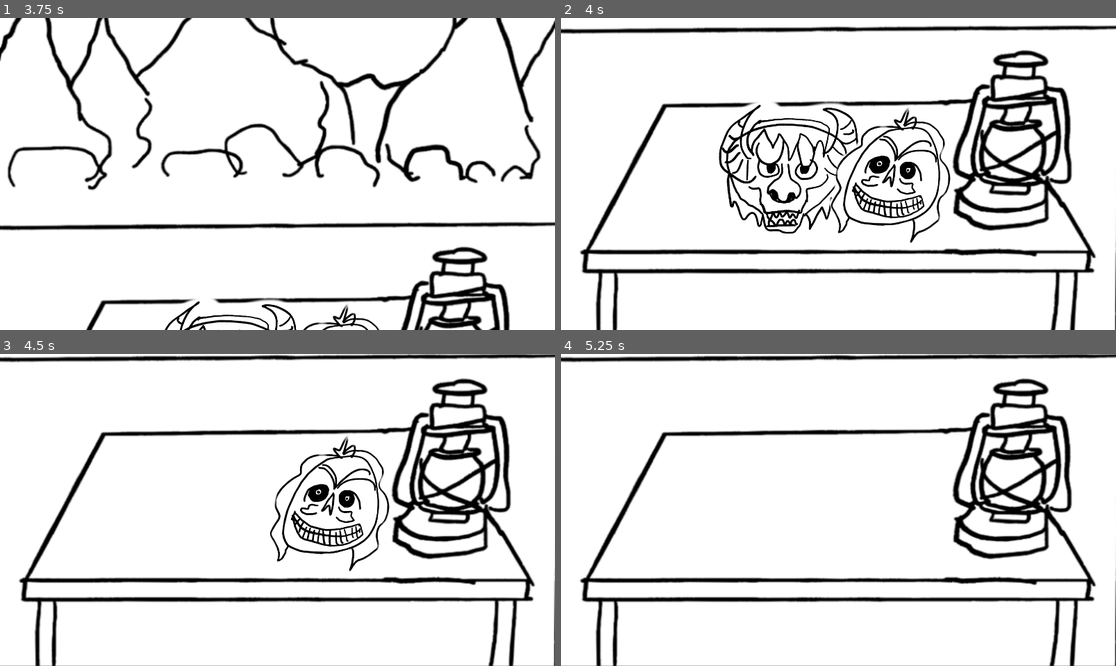
Above: before the commit, frames 1-4 (two rows, left to right).
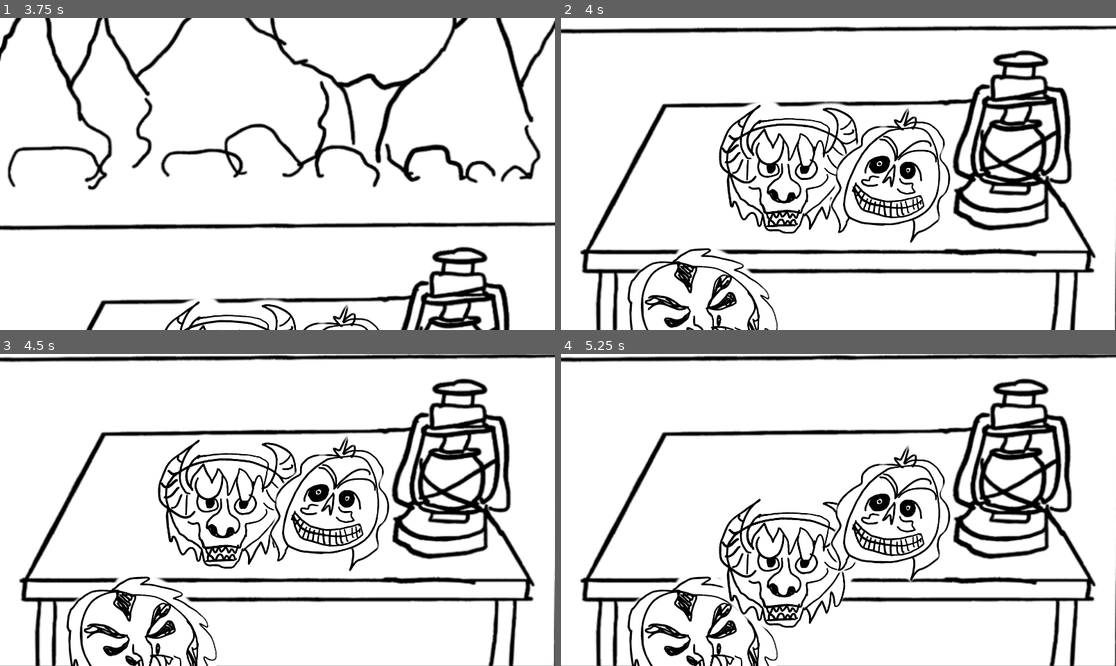
Above: after the commit, the same moments.

Repository: serrureriehurluberlesque/GGJ2026
Game: Godot game, scene res://scenes/main/main.tscn
The game is run twice, just before and just after one commit, with the same random seed, the same clock (stepped at 60 frames per second) and the same inputs.
Inputs (mouse positions are in pixels of both pictures, inside the frame that each line leads up to):
- Up to frame 1 (3.75 s): tap Enter at 0.5, 3.5 s; move the mouse to (399, 158) at 0.52 s; press the mouse at (399, 158) at 0.53 s; hold Up (ui_up) 0.53-1.28 s; tap Space at 1.25 s; move the mouse to (166, 189) at 1.27 s; release the mouse at (166, 189) at 1.28 s; hold Down (ui_down) 1.28-2.03 s; tap E (activate) at 1.35 s; click (166, 189) at 1.55 s; move the mouse to (138, 164) at 2.02 s; press the mouse at (138, 164) at 2.03 s; hold Up (ui_up) 2.03-3.53 s; move the mouse to (249, 236) at 2.77 s; release the mouse at (249, 236) at 2.78 s; click (249, 236) at 2.85 s; move the mouse to (444, 220) at 3.52 s; hold Down (ui_down) from 3.53 s (still down); hold E (activate) from 3.53 s (still down)
- Up to frame 2 (4 s): keep holding Down (ui_down); keep holding E (activate); click (1005, 220) at 3.8 s
- Up to frame 3 (4.5 s): keep holding Down (ui_down); move the mouse to (233, 497) at 4.27 s; release E (activate) at 4.28 s; click (233, 497) at 4.35 s
- Up to frame 4 (5.25 s): keep holding Down (ui_down); move the mouse to (888, 503) at 5.02 s; press the mouse at (888, 503) at 5.03 s

Frame 1 is identical in both runs. In frame 2, 2.0% of the frame differs, in the area x 11-40%, y 73-100%; in frame 3, 4.9%; in frame 4, 7.3%, in the area x 11-71%, y 29-100%.

Commit message:
mask slide

Diff:
--- a/ggj2026/mask.gd
+++ b/ggj2026/mask.gd
@@ -1,6 +1,11 @@
-extends Sprite2D
+extends Node2D
 
+@export var type: String
+
+func _ready():
+	$Sprite2D.texture = load("res://scenes/main/assets/mask_%s_wood.png" % type)
 
 func _on_area_2d_input_event(viewport: Node, event: InputEvent, shape_idx: int) -> void:
 	if event.is_action_pressed("click"):
-		self.visible = false
+		print("click")
+		%anim.play("slide_off_table")
--- a/ggj2026/scenes/main/main.tscn
+++ b/ggj2026/scenes/main/main.tscn
@@ -3,8 +3,6 @@
 [ext_resource type="Script" uid="uid://v3kuevo6qtdo" path="res://scenes/main/main.gd" id="1_hyk8p"]
 [ext_resource type="Texture2D" uid="uid://c34ak4poc75x3" path="res://scenes/main/assets/background.png" id="2_iuonh"]
 [ext_resource type="Texture2D" uid="uid://dn8e5jau1getn" path="res://scenes/main/assets/background_nolight.png" id="2_k2fmo"]
-[ext_resource type="Texture2D" uid="uid://csxwki5v0qqb8" path="res://scenes/main/assets/mask_3_wood.png" id="4_ow5a4"]
-[ext_resource type="Texture2D" uid="uid://btrjjf2xy28vq" path="res://scenes/main/assets/mask_2_wood.png" id="5_hujxm"]
 [ext_resource type="PackedScene" uid="uid://cbqanbli3on4a" path="res://scenes/main/mask.tscn" id="5_yyfjg"]
 
 [node name="Root" type="Node" unique_id=1990394275]
@@ -21,16 +19,17 @@
 [node name="mask_3" parent="." unique_id=1181649016 instance=ExtResource("5_yyfjg")]
 position = Vector2(483, 1586)
 scale = Vector2(0.5, 0.5)
-texture = ExtResource("4_ow5a4")
+type = "3"
 
 [node name="mask_2" parent="." unique_id=1924044574 instance=ExtResource("5_yyfjg")]
 position = Vector2(799, 1575)
 scale = Vector2(0.5, 0.5)
-texture = ExtResource("5_hujxm")
+type = "2"
 
 [node name="mask_1" parent="." unique_id=1302221822 instance=ExtResource("5_yyfjg")]
 position = Vector2(1138, 1600)
 scale = Vector2(0.4, 0.4)
+type = "1"
 
 [node name="bg_off" type="TextureRect" parent="." unique_id=1154403445]
 unique_name_in_owner = true
--- a/ggj2026/scenes/main/mask.tscn
+++ b/ggj2026/scenes/main/mask.tscn
@@ -3,13 +3,56 @@
 [ext_resource type="Texture2D" uid="uid://cyyf8jd0brp24" path="res://scenes/main/assets/mask_1_wood.png" id="1_1nqh6"]
 [ext_resource type="Script" uid="uid://bfqa8e3bd6jgs" path="res://mask.gd" id="1_sq1ky"]
 
-[node name="mask" type="Sprite2D" unique_id=1181649016]
-texture = ExtResource("1_1nqh6")
+[sub_resource type="Animation" id="Animation_1nqh6"]
+length = 0.001
+tracks/0/type = "value"
+tracks/0/imported = false
+tracks/0/enabled = true
+tracks/0/path = NodePath("Sprite2D:position")
+tracks/0/interp = 1
+tracks/0/loop_wrap = true
+tracks/0/keys = {
+"times": PackedFloat32Array(0),
+"transitions": PackedFloat32Array(1),
+"update": 0,
+"values": [Vector2(0, 0)]
+}
+
+[sub_resource type="Animation" id="Animation_54no3"]
+resource_name = "slide_off_table"
+length = 2.0
+tracks/0/type = "value"
+tracks/0/imported = false
+tracks/0/enabled = true
+tracks/0/path = NodePath("Sprite2D:position")
+tracks/0/interp = 1
+tracks/0/loop_wrap = true
+tracks/0/keys = {
+"times": PackedFloat32Array(0.033333335, 1.8666667),
+"transitions": PackedFloat32Array(1, 1),
+"update": 0,
+"values": [Vector2(0, 0), Vector2(0, 1000)]
+}
+
+[sub_resource type="AnimationLibrary" id="AnimationLibrary_q6u5x"]
+_data = {
+&"RESET": SubResource("Animation_1nqh6"),
+&"slide_off_table": SubResource("Animation_54no3")
+}
+
+[node name="mask" type="Node2D" unique_id=1679727509]
 script = ExtResource("1_sq1ky")
 
-[node name="Area2D" type="Area2D" parent="." unique_id=1029560064]
+[node name="Sprite2D" type="Sprite2D" parent="." unique_id=737279843]
+texture = ExtResource("1_1nqh6")
 
-[node name="CollisionPolygon2D" type="CollisionPolygon2D" parent="Area2D" unique_id=1051906298]
+[node name="Area2D" type="Area2D" parent="Sprite2D" unique_id=1029560064]
+
+[node name="CollisionPolygon2D" type="CollisionPolygon2D" parent="Sprite2D/Area2D" unique_id=1051906298]
 polygon = PackedVector2Array(166, -589.7, 153, -596.9, 153, -593.6, 148.29999, -590.5, 146.20001, -590.5, 104, -548.3,  …(2513 unchanged characters)…
 
-[connection signal="input_event" from="Area2D" to="." method="_on_area_2d_input_event"]
+[node name="anim" type="AnimationPlayer" parent="." unique_id=245565108]
+unique_name_in_owner = true
+libraries/ = SubResource("AnimationLibrary_q6u5x")
+
+[connection signal="input_event" from="Sprite2D/Area2D" to="." method="_on_area_2d_input_event"]
